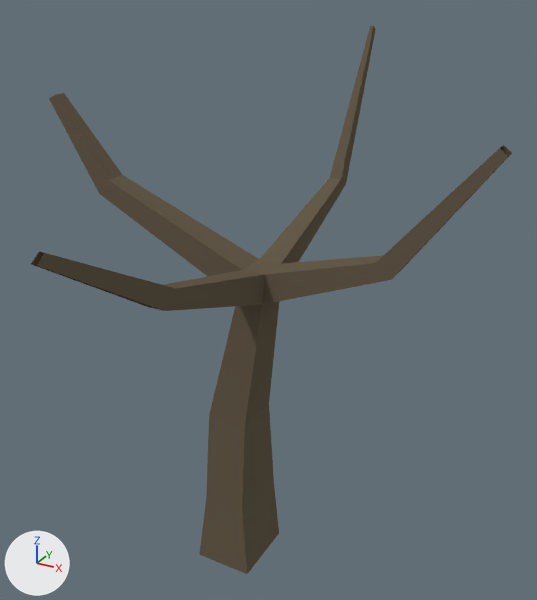
A saved change to the Blender file Assets/models/trees/tree3.blend.
Both versions are drawn from a 50 mm lens placed at (18.9, -30.8, 32.2), pointed at (1.4, 1.1, 16.3). The lights are fixed; the arrows at lower left show +X, +Y and +Z.

The older version as bpy lines, for what is in view:
```python
me_tree_2 = bpy.data.meshes.new('Tree_2')
me_tree_2.from_pydata(...)  # 57 vertices, 49 faces; spans x -11.5..13.0, y 0.0..29.3, z -14.4..14.6
me_tree_2.materials.append(mat_trunk_2)  # brown #665c4b
ob_tree_2 = bpy.data.objects.new('Tree_2', me_tree_2)
ob_tree_2.location = (0.0, 0.0, 0.0)
ob_tree_2.rotation_euler = (1.571, 0.0, 0.0)  # degrees (90, 0, 0)
```
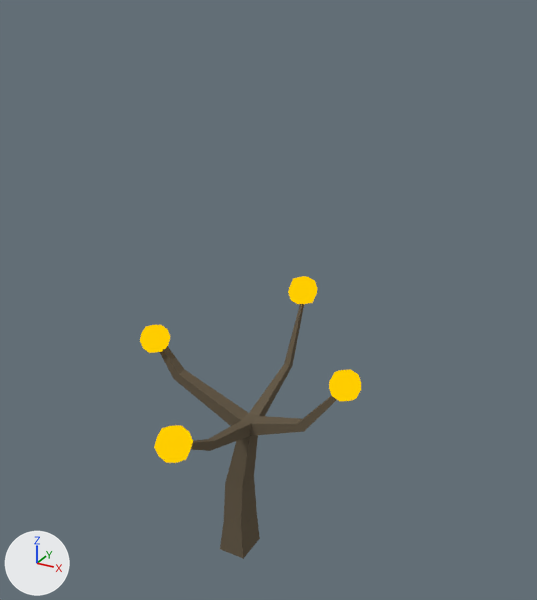
What changed in the scene script:
```text
Add mat_tree_fruit:
    mat_tree_fruit = emission_material('tree fruit')
    mat_tree_fruit.base_color = (1.0, 0.61, 0.0)  # yellow #ffcd00
Change me_tree_2:
    used by ob_tree_2; location = (0.0, 0.0, 0.0); rotation_euler = (1.571, 0.0, 0.0), in degrees (90, 0, 0)
    remove me_tree_2.from_pydata(...)  # 57 vertices, 49 faces; spans x -11.5..13.0, y 0.0..29.3, z -14.4..14.6
    add me_tree_2.from_pydata(...)  # 161 vertices, 145 faces; spans x -12.9..14.6, y 0.0..30.8, z -16.0..15.7
    me_tree_2 part 1: a new loose piece of 26 vertices spanning x -12.9..-9.3, y 23.7..27.3, z -1.9..1.7, in mat_tree_fruit (yellow #ffcd00)
    me_tree_2 part 2: a new loose piece of 26 vertices spanning x -0.8..3.0, y 27.0..30.8, z -16.0..-12.2, in mat_tree_fruit (yellow #ffcd00)
    me_tree_2 part 3: a new loose piece of 26 vertices spanning x 11.1..14.6, y 24.2..27.7, z -2.0..1.5, in mat_tree_fruit (yellow #ffcd00)
    me_tree_2 part 4: a new loose piece of 26 vertices spanning x -0.5..3.3, y 21.7..25.4, z 12.0..15.7, in mat_tree_fruit (yellow #ffcd00)
    add me_tree_2.materials.append(mat_tree_fruit)  # yellow #ffcd00
Change ob_tree_2:
    ob_tree_2.scale: (1.0, 1.0, 1.0) -> (0.5, 0.5, 0.5)
```

Boxes (x1, y1, x2, y2) around the edits, measured in the pictures (537 x 600 px):
'Tree_2', reshaped, rescaled (54% narrower, 48% shorter): before (31, 26, 512, 574); after (140, 276, 361, 559)
part 1 of me_tree_2, added (yellow): after (140, 325, 170, 353)
part 2 of me_tree_2, added (yellow): after (288, 276, 317, 304)
part 3 of me_tree_2, added (yellow): after (329, 370, 361, 401)
part 4 of me_tree_2, added (yellow): after (154, 425, 193, 463)
